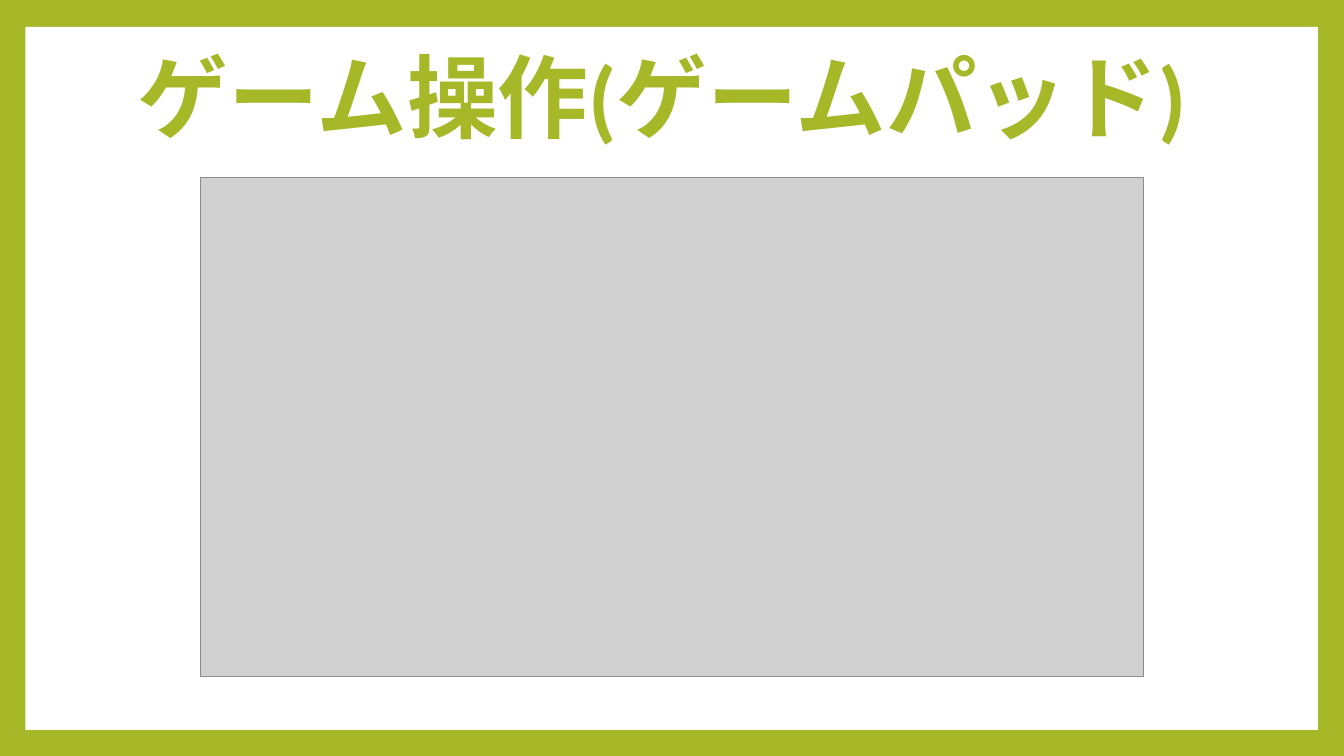
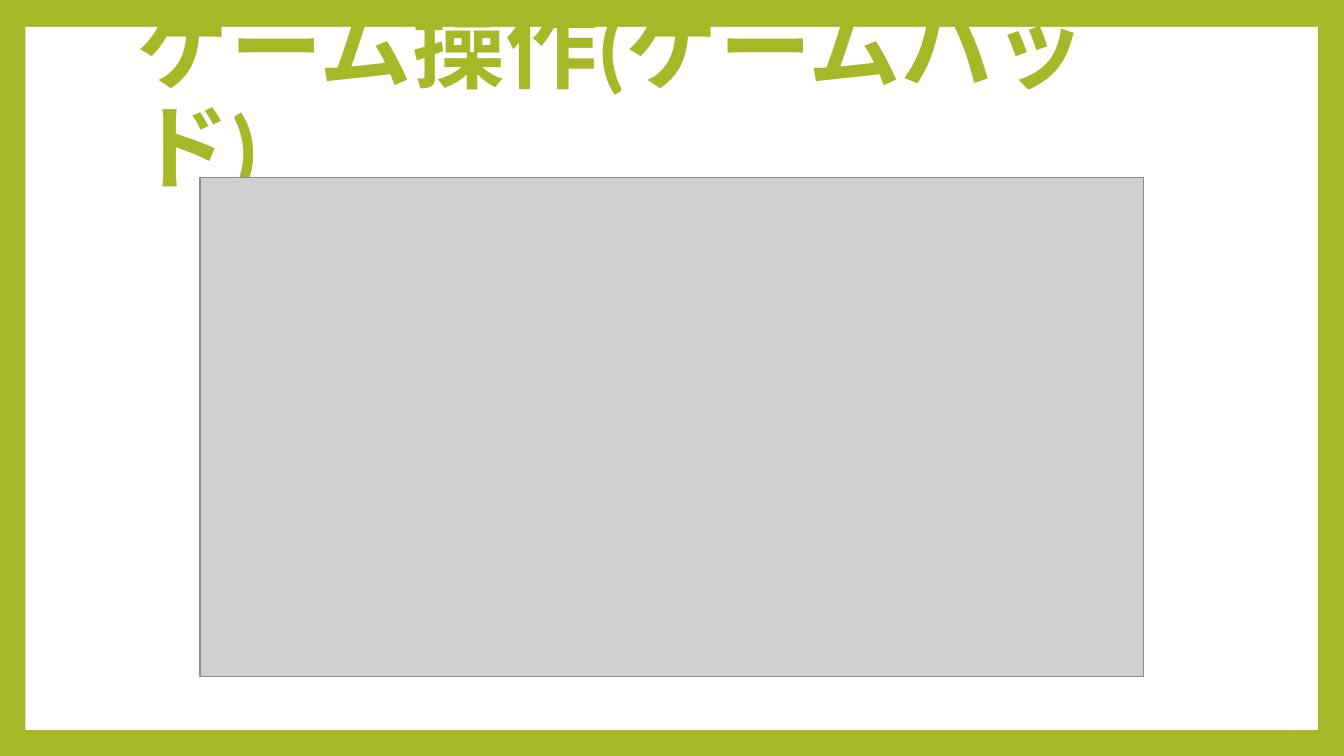
Before and after one commit to Ayu20060301/FightingGameProject, a slide deck: slide 6 of 企画書_格ゲー.pptx. Drawn at 1344x756 pixels with LibreOffice and Linux fonts; fonts in the diff are those of the drawing; grey boxes stand for pictures. Boxes give left, top, right and bottom in pixels: in the first picture for what was removed or moved away, otherwise in the second. Text is boxed around its words. In the diff, an @@ line names an element or a change of style, - is before the commit and + after.

```diff
--- a/企画書_格ゲー.pptx
+++ b/企画書_格ゲー.pptx
@@ title "ゲーム操作(ゲームパッド)" at bbox=[138, 0, 1087, 204]: size 64.8 to 66.1 pt @@
```
Also in this commit, not shown: 4 other slides changed, 2 other files.
